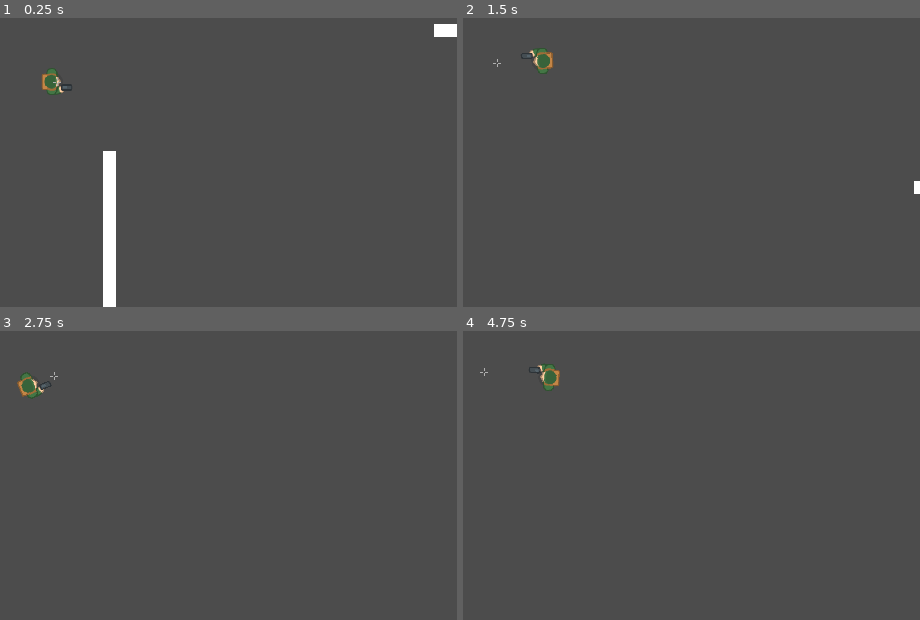
Above: before the commit, frames 1-4 (two rows, left to right).
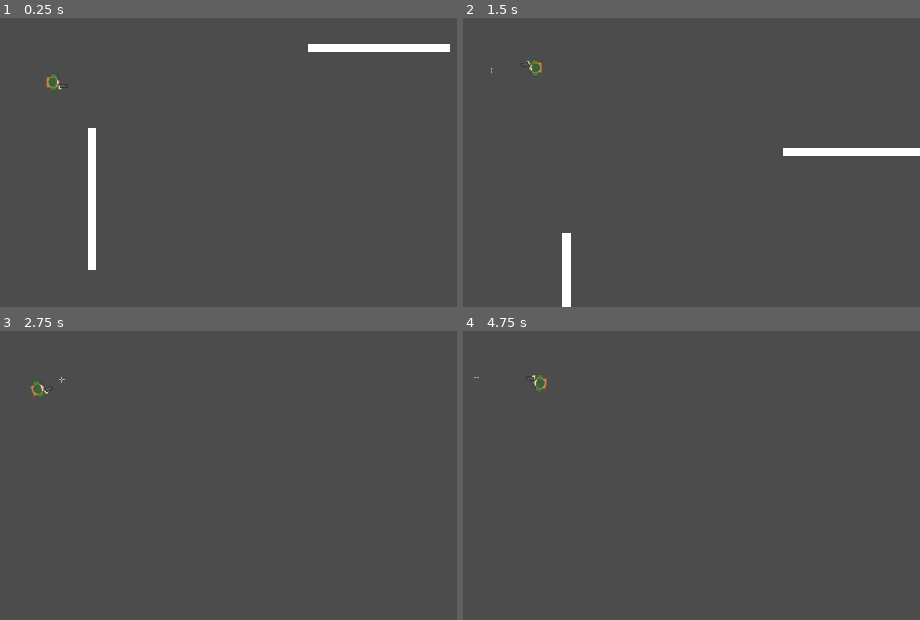
Above: after the commit, the same moments.

Repository: fabslab/zemya
Game: Godot game, scene res://Main.tscn
The game is run twice, just before and just after one commit, with the same random seed, the same clock (stepped at 60 frames per second) and the same inputs.
Inputs (mouse positions are in pixels of both pictures, inside the frame that each line leads up to):
- Up to frame 1 (0.25 s): no input
- Up to frame 2 (1.5 s): tap Enter at 0.5 s; move the mouse to (563, 81) at 0.52 s; hold W (up) from 0.53 s (still down); move the mouse to (481, 84) at 1.27 s
- Up to frame 3 (2.75 s): keep holding W (up); move the mouse to (77, 385) at 2.02 s
- Up to frame 4 (4.75 s): keep holding W (up); move the mouse to (508, 403) at 2.77 s; tap Space at 3.5 s; move the mouse to (581, 400) at 3.52 s; tap Enter at 4.25 s; move the mouse to (outside the picture) at 4.27 s

The runs differ from the first frame. In frame 1, 3.7% of the frame differs, in the area x 9-100%, y 2-100%; in frame 2, 1.7%; in frame 3, 0.3%; in frame 4, 0.4%.

Commit message:
update config

Diff:
--- a/Player.gd
+++ b/Player.gd
@@ -9,7 +9,7 @@
 var mouse_movement = Vector2()
 var camera_look_offset_distance = 40
 
-func _physics_process(delta):
+func _physics_process(_delta):
 	move_player()
 	aim_player()
 
--- a/project.godot
+++ b/project.godot
@@ -23,13 +23,18 @@
 
 Global="*res://Global.gd"
 
+[debug]
+
+settings/stdout/print_fps=true
+
 [display]
 
-window/size/width=1280
-window/size/height=720
+window/size/width=1920
+window/size/height=1080
 window/size/resizable=false
-window/size/test_width=1280
-window/size/test_height=720
+window/size/test_width=1920
+window/size/test_height=1080
+window/dpi/allow_hidpi=true
 window/stretch/mode="2d"
 window/stretch/aspect="keep"
 window/stretch/shrink="1"
@@ -129,4 +134,6 @@
 
 [rendering]
 
+quality/intended_usage/framebuffer_allocation=0
+quality/intended_usage/framebuffer_allocation.mobile=0
 quality/2d/use_pixel_snap=true
